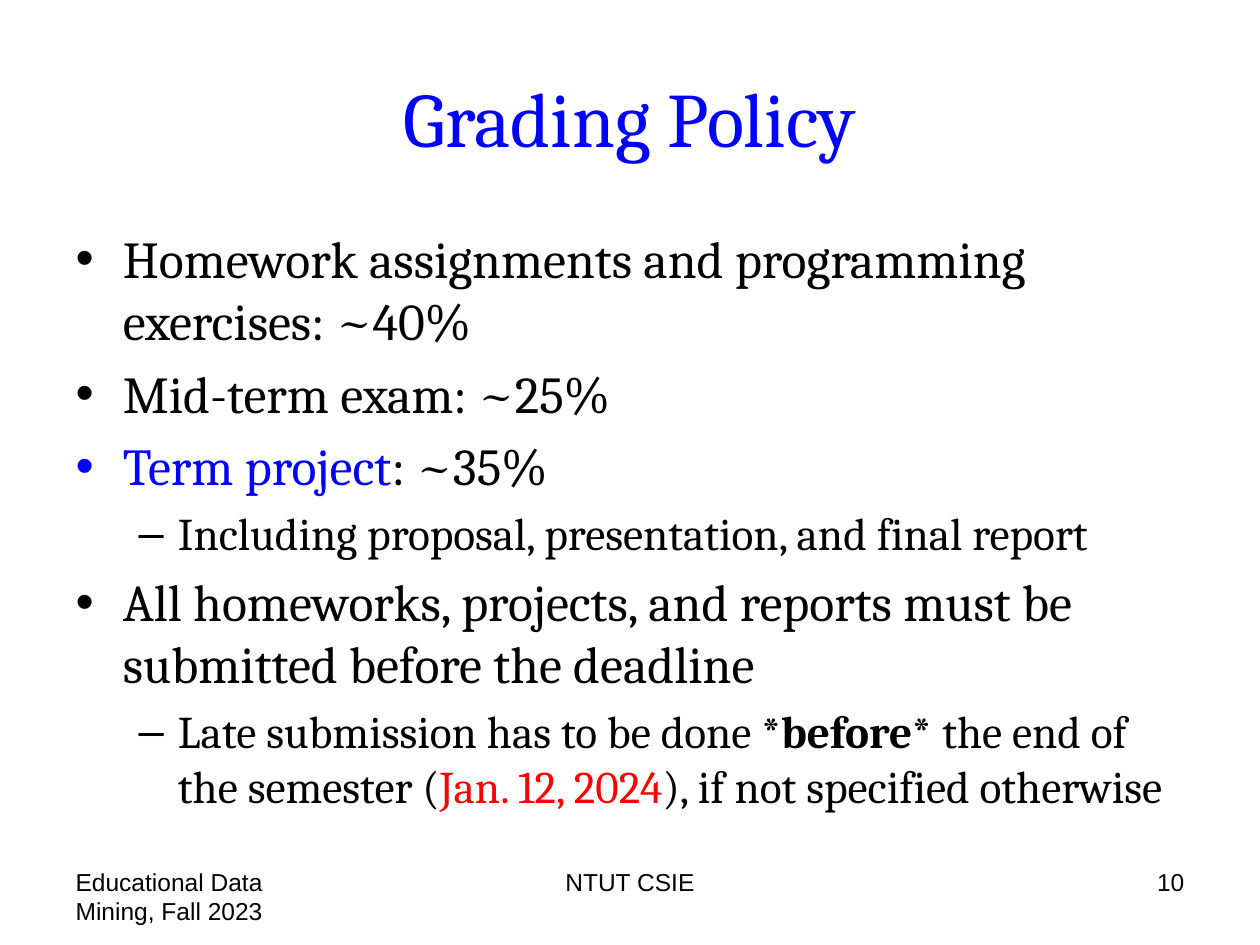
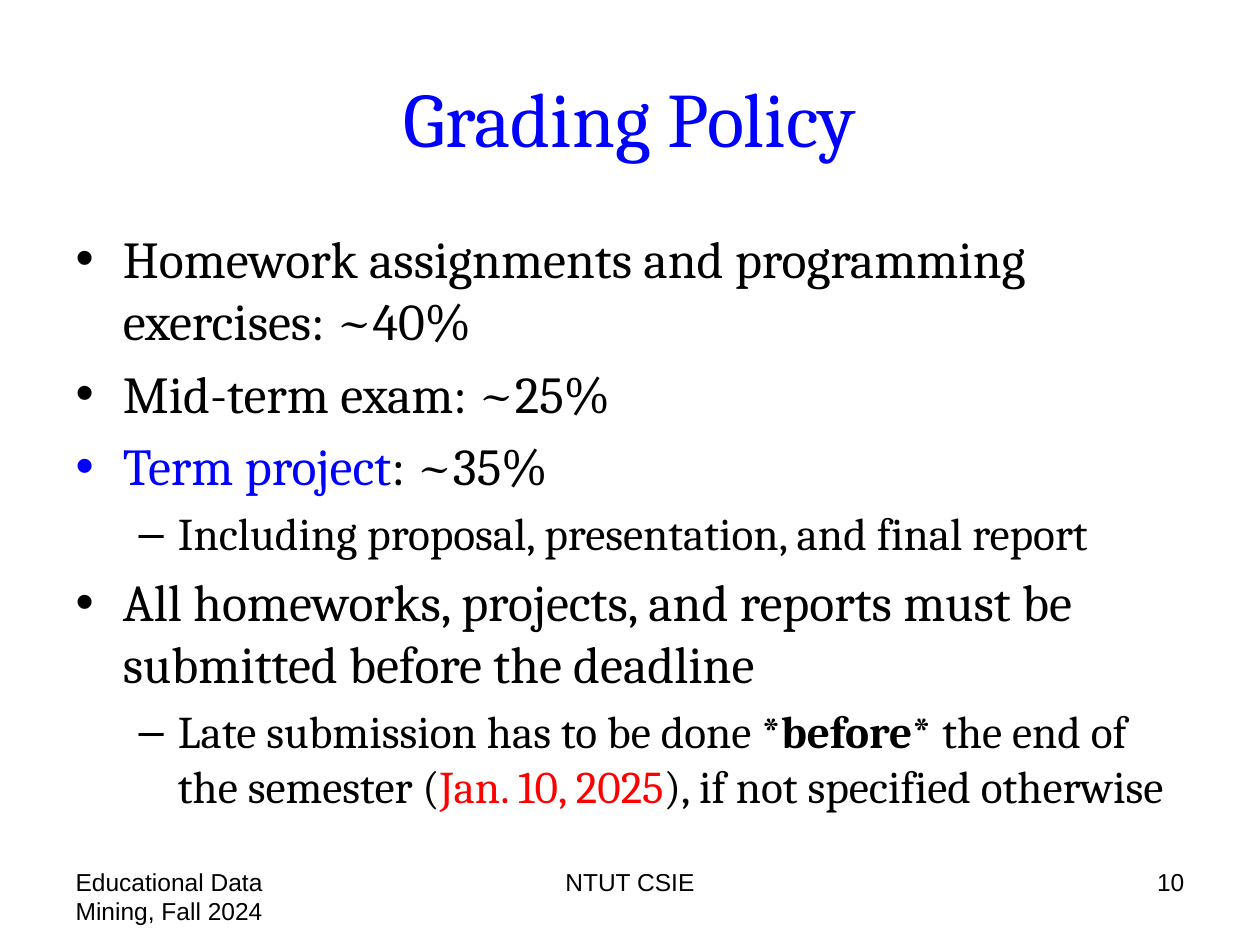
Before and after one commit to chriswjh/chriswjh.github.io, a slide deck: slide 10 of EDM/00-overview.pptx. Drawn at 1260x945 pixels with LibreOffice and Linux fonts; fonts in the diff are those of the drawing. Boxes give left, top, right and bottom in pixels: in the first picture for what was removed or moved away, otherwise in the second. Text is boxed around its words. In the diff, an @@ line names an element or a change of style, - is before the commit and + after.

```diff
--- a/EDM/00-overview.pptx
+++ b/EDM/00-overview.pptx
@@ text at box(178, 716, 1164, 813): text changed @@
-  – Late submission has to be done *before* the end of the semester (Jan. 12, 2024), if not specified otherwise
+  – Late submission has to be done *before* the end of the semester (Jan. 10, 2025), if not specified otherwise
@@ text at box(76, 873, 263, 925): text changed @@
-Educational Data Mining, Fall 2023
+Educational Data Mining, Fall 2024
```
Also in this commit, not shown: 33 other slides changed.
